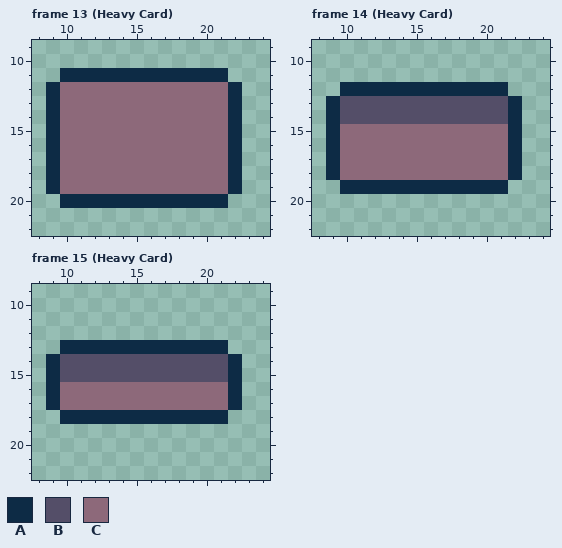
One commit to this pixel-art file: assets/player/thrown_card.aseprite. The picture above was drawn from the file before the commit.
32x32 pixels, 24 frames. Shown: frame 13 (Heavy Card): x 8..24, y 9..22; frame 14 (Heavy Card): x 8..24, y 9..22; frame 15 (Heavy Card): x 8..24, y 9..22. The commit also changed other frames, which this record leaves out.
Visible layers, top first: "Card Design", "Card Base".
Palette (. is transparent): A #0d2b45  B #544e68  C #8d697a
Pixels before, frame 13 (Heavy Card), first column x 9:
11 .AAAAAAAAAAAA.
12 ACCCCCCCCCCCCA
13 ACCCCCCCCCCCCA
14 ACCCCCCCCCCCCA
15 ACCCCCCCCCCCCA
16 ACCCCCCCCCCCCA
17 ACCCCCCCCCCCCA
18 ACCCCCCCCCCCCA
19 ACCCCCCCCCCCCA
20 .AAAAAAAAAAAA.
Pixels before, frame 14 (Heavy Card), first column x 9:
12 .AAAAAAAAAAAA.
13 ABBBBBBBBBBBBA
14 ABBBBBBBBBBBBA
15 ACCCCCCCCCCCCA
16 ACCCCCCCCCCCCA
17 ACCCCCCCCCCCCA
18 ACCCCCCCCCCCCA
19 .AAAAAAAAAAAA.
Pixels before, frame 15 (Heavy Card), first column x 9:
13 .AAAAAAAAAAAA.
14 ABBBBBBBBBBBBA
15 ABBBBBBBBBBBBA
16 ACCCCCCCCCCCCA
17 ACCCCCCCCCCCCA
18 .AAAAAAAAAAAA.
New version:
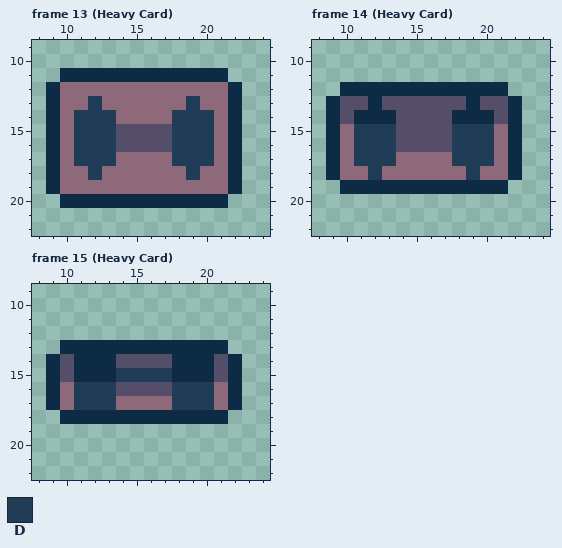
Colours new in this view: D #203c56
Difference:
{"where": "frame 13 (Heavy Card), layer \"Card Design\""}
{"frame":13,"y":13,"x":12,"old":"C","new":"D"}
{"frame":13,"y":13,"x":19,"old":"C","new":"D"}
{"frame":13,"y":14,"x":11,"old":"CCC","new":"DDD"}
{"frame":13,"y":14,"x":18,"old":"CCC","new":"DDD"}
{"frame":13,"y":15,"x":11,"old":"CCCCCCCCCC","new":"DDDBBBBDDD"}
{"frame":13,"y":16,"x":11,"old":"CCCCCCCCCC","new":"DDDBBBBDDD"}
{"frame":13,"y":17,"x":11,"old":"CCC","new":"DDD"}
{"frame":13,"y":17,"x":18,"old":"CCC","new":"DDD"}
{"frame":13,"y":18,"x":12,"old":"C","new":"D"}
{"frame":13,"y":18,"x":19,"old":"C","new":"D"}
{"where": "frame 14 (Heavy Card), layer \"Card Design\""}
{"frame":14,"y":13,"x":12,"old":"B","new":"A"}
{"frame":14,"y":13,"x":19,"old":"B","new":"A"}
{"frame":14,"y":14,"x":11,"old":"BBB","new":"AAA"}
{"frame":14,"y":14,"x":18,"old":"BBB","new":"AAA"}
{"frame":14,"y":15,"x":11,"old":"CCCCCCCCCC","new":"DDDBBBBDDD"}
{"frame":14,"y":16,"x":11,"old":"CCCCCCCCCC","new":"DDDBBBBDDD"}
{"frame":14,"y":17,"x":11,"old":"CCC","new":"DDD"}
{"frame":14,"y":17,"x":18,"old":"CCC","new":"DDD"}
{"frame":14,"y":18,"x":12,"old":"C","new":"D"}
{"frame":14,"y":18,"x":19,"old":"C","new":"D"}
{"where": "frame 15 (Heavy Card), layer \"Card Design\""}
{"frame":15,"y":14,"x":11,"old":"BBB","new":"AAA"}
{"frame":15,"y":14,"x":18,"old":"BBB","new":"AAA"}
{"frame":15,"y":15,"x":11,"old":"BBBBBBBBBB","new":"AAADDDDAAA"}
{"frame":15,"y":16,"x":11,"old":"CCCCCCCCCC","new":"DDDBBBBDDD"}
{"frame":15,"y":17,"x":11,"old":"CCC","new":"DDD"}
{"frame":15,"y":17,"x":18,"old":"CCC","new":"DDD"}
{"label":"changed","picture_box":[74,96,214,180]}
{"label":"changed","picture_box":[354,96,494,180]}
{"label":"changed","picture_box":[74,354,214,410]}
